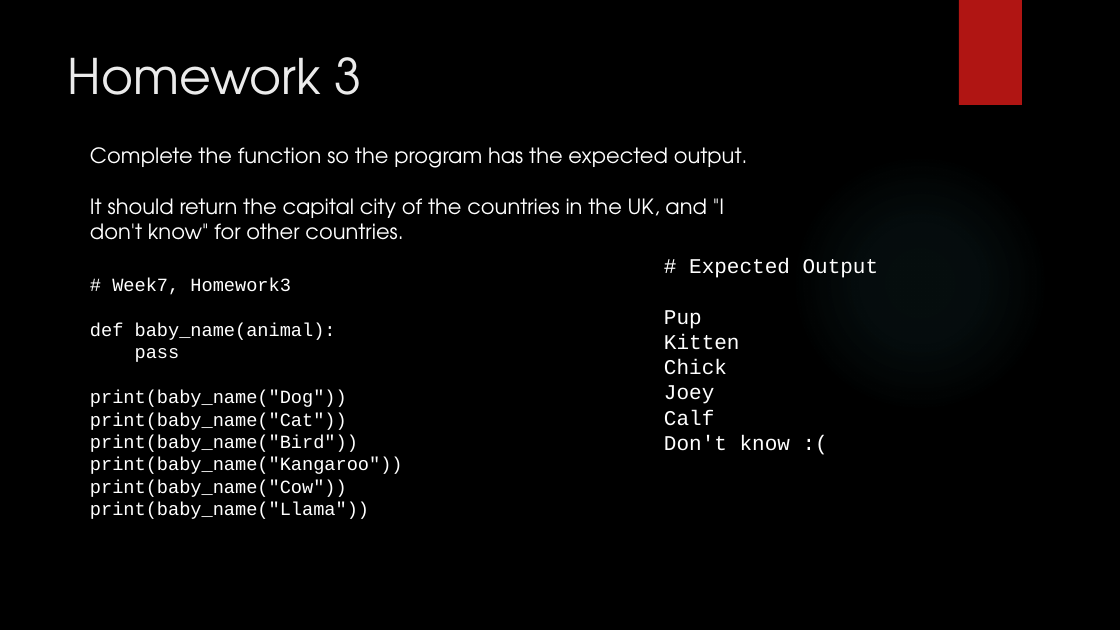
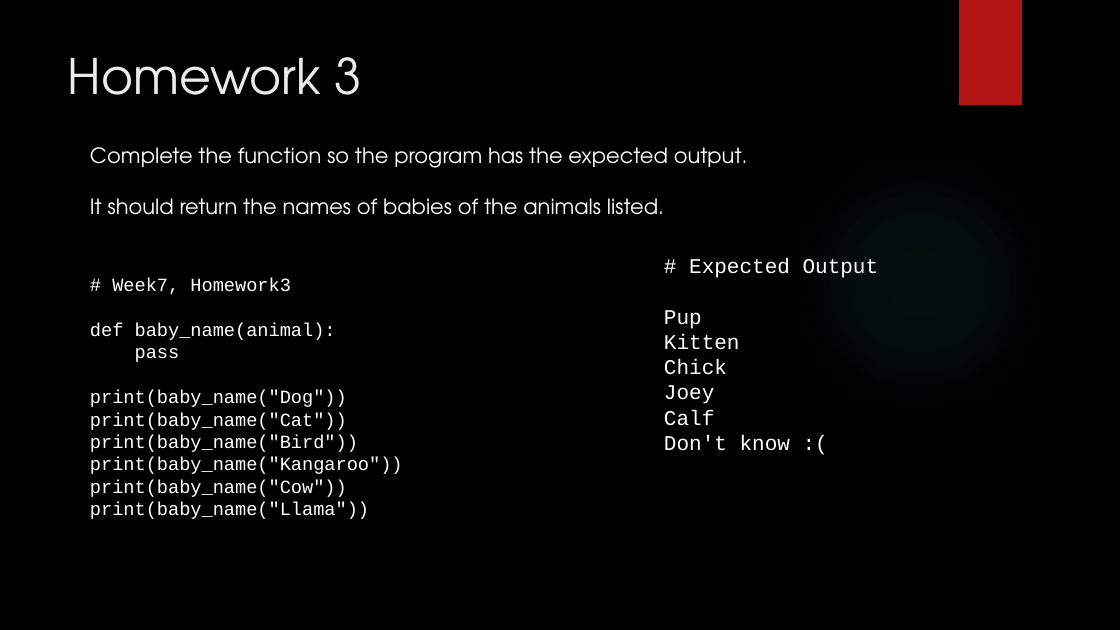
Before and after one commit to davidgroves/DGM_Tutorials, a slide deck: slide 25 of week7/week7.pptx. Drawn at 1120x630 pixels with LibreOffice and Linux fonts; fonts in the diff are those of the drawing; background and template pictures are left out. Boxes give left, top, right and bottom in pixels: in the first picture for what was removed or moved away, otherwise in the second. Text is boxed around its words. In the diff, an @@ line names an element or a change of style, - is before the commit and + after.

Commit message:
Fixed homework examples.

```diff
--- a/week7/week7.pptx
+++ b/week7/week7.pptx
@@ text at box(90, 198, 664, 215): text changed @@
-It should return the capital city of the countries in the UK, and "I don't know" for other countries.
+It should return the names of babies of the animals listed.
```
Also in this commit, not shown: 1 other slide changed.
